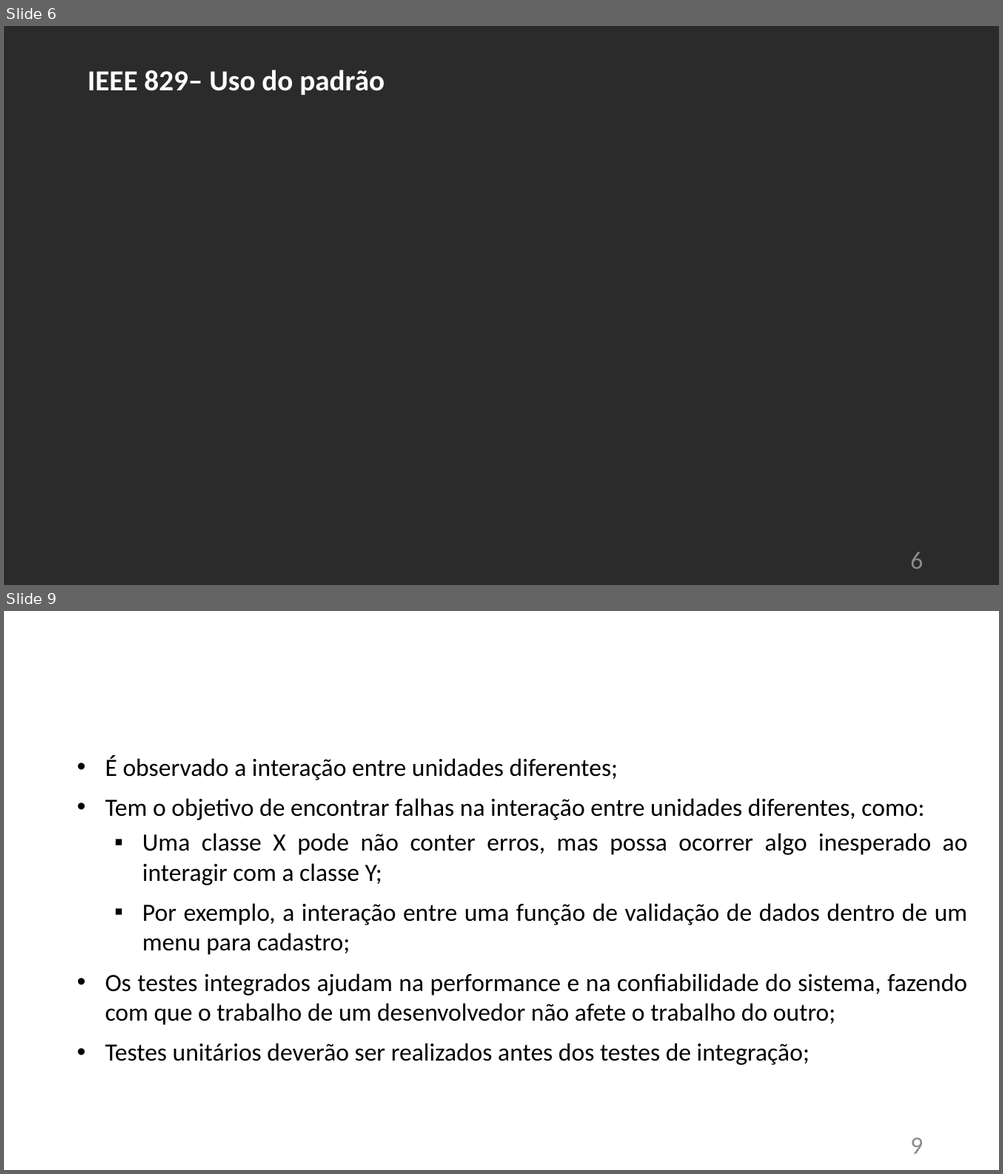
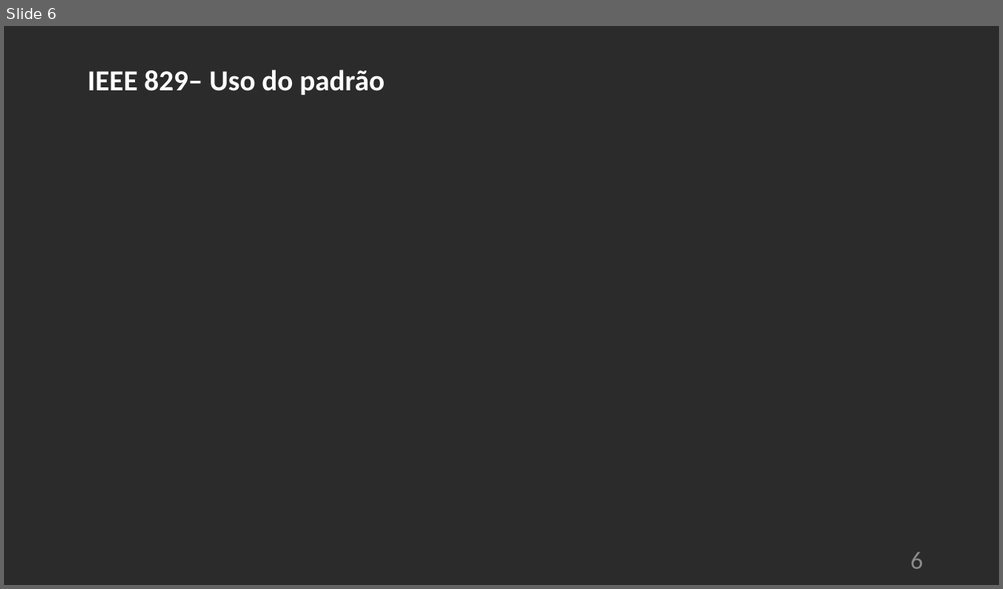
Before and after one commit to Teh-Venom/ChronoSchool, a slide deck: doc/ChronoSchool.pptx. Shown one above the other, each under a label of ours: slides 6 and 9 before the commit, slide 6 after it; the slides between them are not shown. The pictures are 1003x1174 and 1003x589 pixels, drawn with LibreOffice and Linux fonts; fonts in the diff are those of the drawing; background and template pictures are left out; a plain dark background stands for a picture behind light text. Boxes give left, top, right and bottom in pixels: in the first picture for what was removed or moved away, otherwise in the second. Text is boxed around its words. In the diff, an @@ line names an element or a change of style, - is before the commit and + after.

```diff
--- a/doc/ChronoSchool.pptx
+++ b/doc/ChronoSchool.pptx
@@ slide 9 removed at bbox=[4, 611, 999, 1170], background picture (left out) @@
@@ text removed at bbox=[80, 647, 745, 706] @@
-Teste Integrado – Objetivos
@@ text removed at bbox=[105, 755, 967, 1065] @@
-• É observado a interação entre unidades diferentes;
-• Tem o objetivo de encontrar falhas na interação entre unidades diferentes, como:
-  ▪ Uma classe X pode não conter erros, mas possa ocorrer algo inesperado ao interagir com a classe Y;
-  ▪ Por exemplo, a interação entre uma função de validação de dados dentro de um menu para cadastro;
-• Os testes integrados ajudam na performance e na confiabilidade do sistema, fazendo com que o trabalho de um desenvolvedor não afete o trabalho do outro;
-• Testes unitários deverão ser realizados antes dos testes de integração;
@@ page number removed at bbox=[910, 1138, 922, 1154] @@
-9
```
Also in this commit, not shown: 3 slides changed, 3 slides added, 4 other slides removed, 2 other files.
